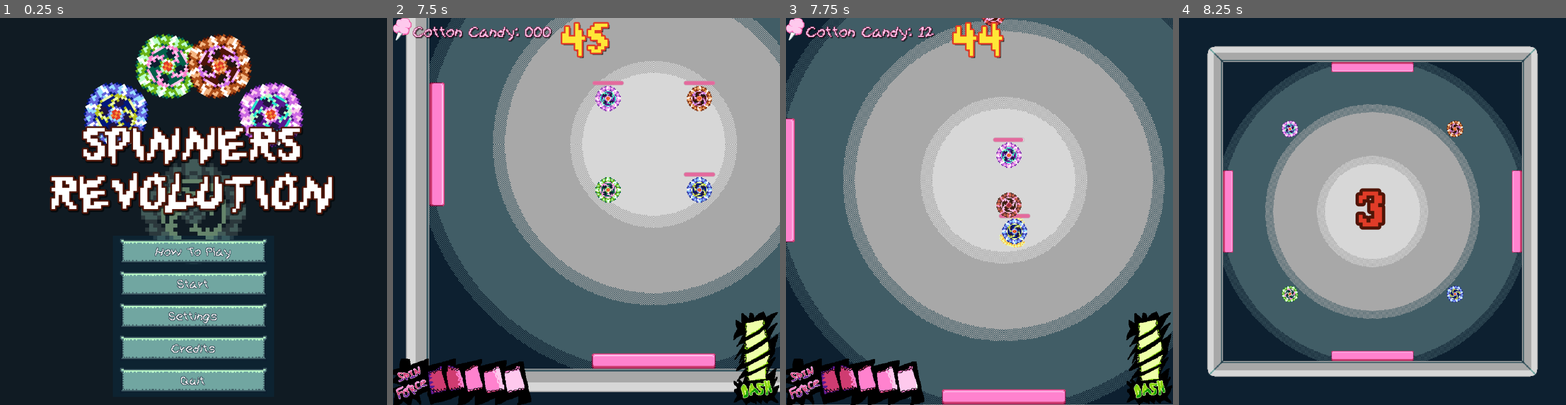
Above: before the commit, frames 1-4 (left to right).
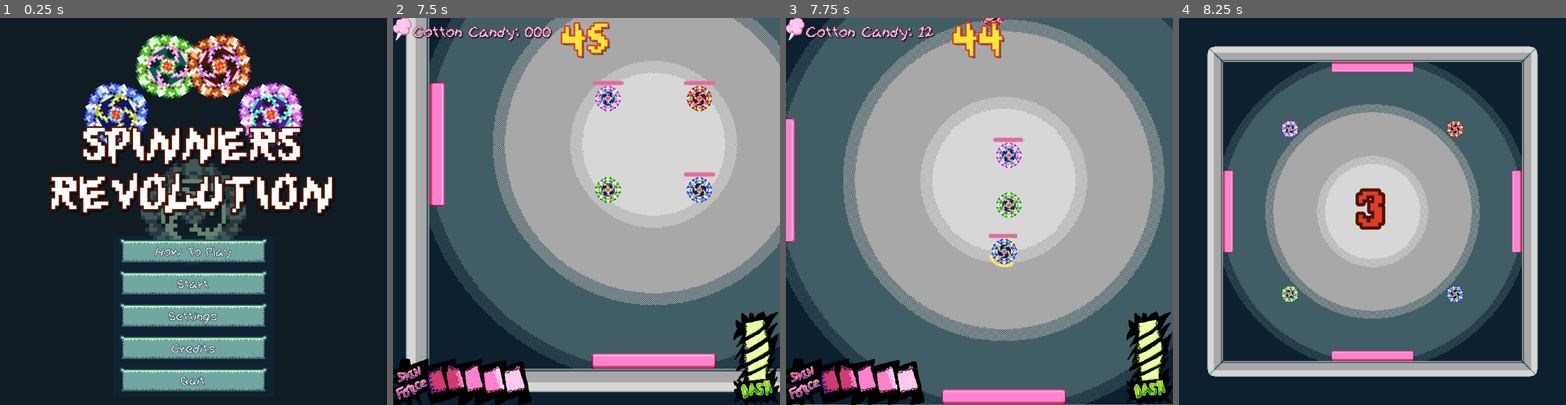
Above: after the commit, the same moments.

Repository: We-ALL-Play-Warthunder-Not-Just-Me/verySeriousSpinningCottonCandyGame
Game: Godot game, scene res://UI/MainMenu.tscn
Two runs of this game, one before a commit and one after it. Both use one fixed random seed, a clock stepped at 60 frames per second and the inputs below. The engine's default icon, where the game draws it, is replaced by a stand-in: a white triangle on a blue panel in a dark square. Sound files missing from this copy of the repository are replaced by a short silence.
Inputs (mouse positions are in pixels of both pictures, inside the frame that each line leads up to):
- Up to frame 1 (0.25 s): no input
- Up to frame 2 (7.5 s): click "Start" at 0.5 s; tap Enter (ui_accept) at 1.25, 1.52, 2, 2.27, 2.75, 3.5, 3.77, 4.25, 4.52, 5, 5.27, 6.77 s; move the mouse to (505, 292) at 1.27 s; tap A (A) at 1.35, 3.05, 3.6, 5.3 s; tap D (D) at 1.55, 2.1, 3.8, 5.1, 6.05 s; move the mouse to (509, 230) at 2.02 s; tap N (N) at 2.3, 2.85, 4.55, 6.6 s; move the mouse to (625, 126) at 2.77 s; move the mouse to (567, 288) at 3.52 s; move the mouse to (702, 269) at 4.27 s; tap C (C) at 4.35 s; move the mouse to (470, 153) at 5.02 s; move the mouse to (605, 211) at 5.77 s; press the mouse at (605, 211) at 5.78 s; move the mouse to (528, 114) at 6.52 s; release the mouse at (528, 114) at 6.53 s; move the mouse to (671, 192) at 7.27 s; tap Y (Y) at 7.35 s
- Up to frame 3 (7.75 s): tap Enter (ui_accept) at 7.52 s; tap A (A) at 7.55 s
- Up to frame 4 (8.25 s): move the mouse to (1295, 230) at 8.02 s; tap R at 8.1 s

Frames 1-2 are identical in both runs. In frame 3, 1.2% of the frame differs, in the area x 33-64%, y 45-96%; in frame 4, nothing differs.

Commit message:
MINIMUM SPEED

Diff:
--- a/Base/Base.gd
+++ b/Base/Base.gd
@@ -62,6 +62,15 @@
 	if(current_state == STATE.GLIDING):
 		var to_center = self.position.direction_to(center_stage.position)
 		self.apply_force(to_center * center_stage.gravity)
+
+
+func _integrate_forces(state: PhysicsDirectBodyState2D) -> void:
+	if(current_state != STATE.GLIDING):
+		#print("Speed: " + str(state.linear_velocity.length()))
+		if(state.linear_velocity.length() <= stats.MinSpeed):
+			state.linear_velocity = state.linear_velocity.normalized() *stats.MinSpeed
+			#print("speed?!?!?!?!")
+
 
 func spinforce_manager():
 	#Handling all the effects that change based on your Speed Force, otherwise known as HP
--- a/Common/HealthComponent.gd
+++ b/Common/HealthComponent.gd
@@ -7,6 +7,7 @@
 @export_range(0, 100, 1, "or_greater", "prefer_slider") var HealthDecay: int = 8
 
 #Other Stats for storing purposes
+@export_range(0, 1000, 10, "or_greater", "prefer_slider") var MinSpeed: int = 400
 @export_range(0, 100, 1, "or_greater", "prefer_slider") var max_power: int = 60
 @export_range(0, 100, 1, "or_greater", "prefer_slider") var MaxDamage: int = 15
 @export_range(0, 50, 1, "or_greater", "prefer_slider") var StaminaConsumption: int = 30
--- a/Player/player_rigid.gd
+++ b/Player/player_rigid.gd
@@ -28,6 +28,10 @@
 	print("Power Amplifier: ", stats.PowerAmplifier)
 	print("Candy Multiplier: ", stats.CandyMultiplier)
 	collision_circle.body_entered.connect(spinner_collision)
+
+
+
+
 
 
 # Called every frame. 'delta' is the elapsed time since the previous frame.
